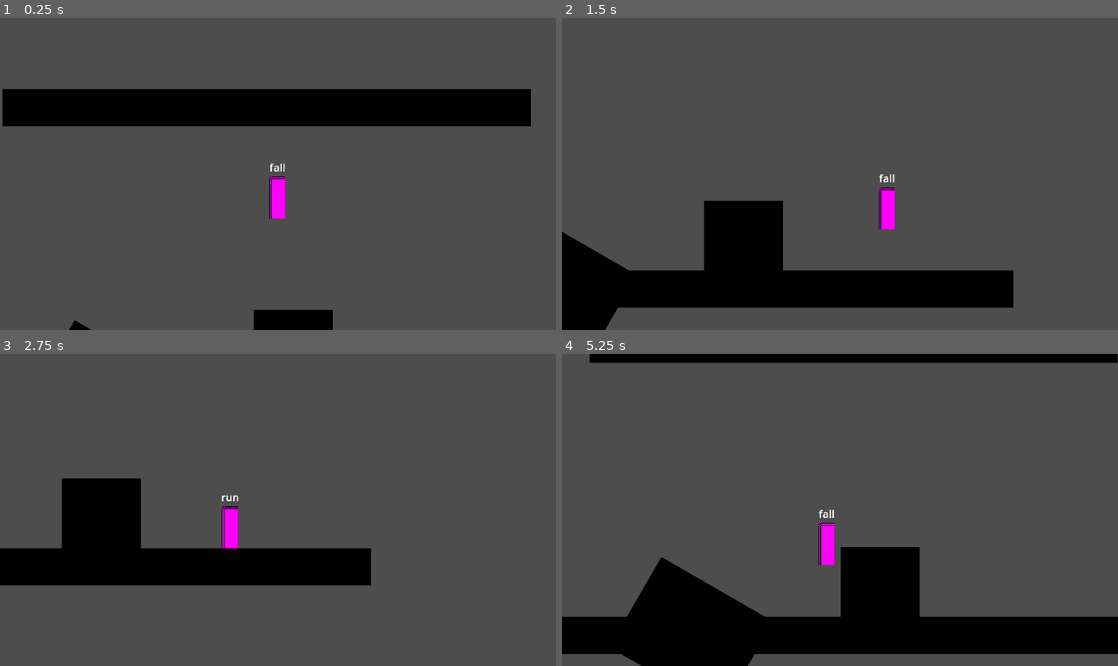
Above: before the commit, frames 1-4 (two rows, left to right).
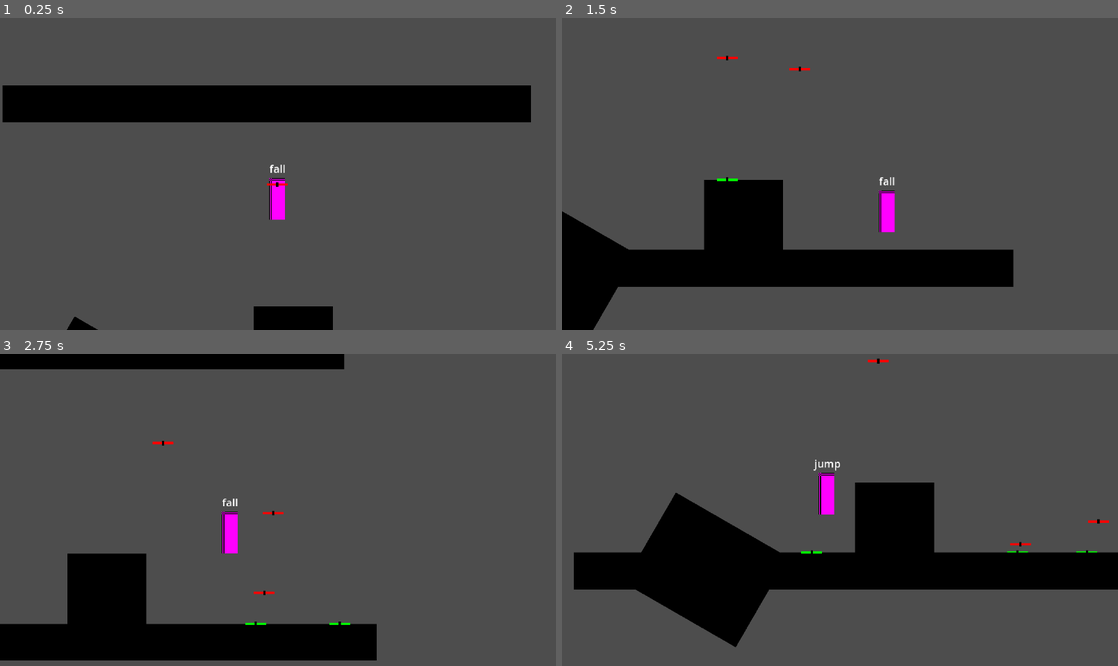
Above: after the commit, the same moments.

Repository: Mo1Noop/2d_toutrial
Game: Godot game, scene res://playGround.tscn
Two runs of this game, one before a commit and one after it. Both use one fixed random seed, a clock stepped at 60 frames per second and the inputs below.
Inputs:
- Up to frame 1 (0.25 s): no input
- Up to frame 2 (1.5 s): hold Z (jump) 0.53-1.28 s; hold Right (right) from 0.53 s (still down); tap Z (jump) at 1.35 s
- Up to frame 3 (2.75 s): tap Z (jump) at 1.52, 1.82 s; release Right (right) at 2.03 s; hold Left (left) from 2.03 s (still down); hold Z (jump) from 2.03 s (still down)
- Up to frame 4 (5.25 s): release Left (left) at 2.78 s; release Z (jump) at 2.78 s; hold Right (right) 2.78-4.28 s; tap Z (jump) at 2.85, 3.02, 3.32, 4.35, 4.52, 4.82 s; hold Z (jump) 3.53-4.28 s; hold Left (left) 4.28-5.03 s; hold Right (right) from 5.03 s (still down); hold Z (jump) from 5.03 s (still down)

The runs differ from the first frame. In frame 1, 2.7% of the frame differs, in the area x 0-96%, y 21-100%; in frame 2, 11%; in frame 3, 23%; in frame 4, 33%, in the area x 0-100%, y 0-100%.

Commit message:
ep 5
Changed my code to match the ep 5 code with small difference

Diff:
--- /dev/null
+++ b/debug.tscn
@@ -0,0 +1,30 @@
+[gd_scene format=3 uid="uid://c08vbptobbyb3"]
+
+[node name="debug" type="Node2D"]
+
+[node name="ColorRect" type="ColorRect" parent="."]
+anchors_preset = 8
+anchor_left = 0.5
+anchor_top = 0.5
+anchor_right = 0.5
+anchor_bottom = 0.5
+offset_left = -9.0
+offset_top = -1.0
+offset_right = 9.0
+offset_bottom = 1.0
+grow_horizontal = 2
+grow_vertical = 2
+
+[node name="ColorRect2" type="ColorRect" parent="."]
+anchors_preset = 8
+anchor_left = 0.5
+anchor_top = 0.5
+anchor_right = 0.5
+anchor_bottom = 0.5
+offset_left = -1.0
+offset_top = -2.0
+offset_right = 1.0
+offset_bottom = 2.0
+grow_horizontal = 2
+grow_vertical = 2
+color = Color(0, 0, 0, 1)
--- a/player/scripts/player.gd
+++ b/player/scripts/player.gd
@@ -1,4 +1,7 @@
 class_name Player extends CharacterBody2D
+
+const DEBUG = preload("uid://c08vbptobbyb3")
+
 
 #region export var
 @export var move_speed : float = 150
@@ -17,6 +20,7 @@
 #region var
 var dirction : Vector2 = Vector2.ZERO
 var gravity : float = 980
+var gravity_mulitplier : float = 1.0
 
 #endregion
 
@@ -88,9 +92,17 @@
 func _on_area_2d_body_entered(_body: Node2D) -> void:
 	get_tree().call_deferred("reload_current_scene")
 
+func debug(color : Color) -> void:
+	var d : Node2D = DEBUG.instantiate()
+	get_tree().root.add_child(d)
+	d.global_position = global_position
+	d.modulate = color
+	await get_tree().create_timer( 2.0 ).timeout
+	d.queue_free()
+
 
 func move() -> void:
 	velocity.x = dirction.x * move_speed
 
 func player_gravity(delta:float) -> void:
-	velocity.y += gravity * delta
+	velocity.y += gravity * delta * gravity_mulitplier
--- a/player/states/fall.gd
+++ b/player/states/fall.gd
@@ -1,12 +1,44 @@
 class_name PlayerState_fall extends Player_state
 
+@export var coyote_time : float = 0.1
+@export var jump_buffer_time : float = 0.1
+@export var fall_gravity_mulitplier : float = 1.165
+
+var coyote_timer : float = 0.0
+var buffer_timer : float = 0.0
+
+
 func enter() -> void:
-	player.velocity.y *= 0.3
-	pass
+	player.debug( Color.RED )
+	player.velocity.y *= 0.4
+	player.gravity_mulitplier = fall_gravity_mulitplier
+	if player.previous_state == jump:
+		coyote_timer = 0.0
+	else:
+		coyote_timer = coyote_time
+
+func exit() -> void:
+	player.gravity_mulitplier = 1.0
+
+func handle_input(_event : InputEvent) -> Player_state:
+	if _event.is_action_pressed("jump"):
+		if coyote_timer > 0.0:
+			return jump
+		else:
+			buffer_timer = jump_buffer_time
+	return next_state
+
+
+func process(delta: float) -> Player_state:
+	coyote_timer = max(coyote_timer - delta, 0.0)
+	buffer_timer = max(buffer_timer - delta, 0.0)
+	return next_state
 
 
 func physics_process(_delta: float) -> Player_state:
 	player.move()
 	if player.is_on_floor():
+		if buffer_timer > 0.0:
+			return jump
 		return idle
 	return next_state
--- a/player/states/jump.gd
+++ b/player/states/jump.gd
@@ -1,9 +1,8 @@
 class_name PlayerState_jump extends Player_state
-
-var jump_timer : float = 0.0
 
 
 func enter() -> void:
+	player.debug(Color.GREEN)
 	player.velocity.y = player.jump_velocity
 	pass
 
@@ -16,8 +15,8 @@
 
 func physics_process(_delta: float) -> Player_state:
 	player.move()
-	if player.is_on_floor():
+	if player.velocity.y >= 0:
+		return fall
+	elif player.is_on_floor():
 		return idle
-	elif player.velocity.y >= 0:
-		return fall
 	return next_state
--- a/player/states/run.gd
+++ b/player/states/run.gd
@@ -1,10 +1,4 @@
 class_name PlayerState_Run extends Player_state
-
-var coyote_timer : float = 0.0
-var coyote_time : float = 0.1
-
-func enter() -> void:
-	coyote_timer = coyote_time
 
 
 func handle_input(_event : InputEvent) -> Player_state:
@@ -16,11 +10,7 @@
 func physics_process(_delta: float) -> Player_state:
 	player.move()
 	if !player.is_on_floor():
-		coyote_timer = max(coyote_timer - _delta, 0.0)
-		if coyote_timer > 0.0 and Input.is_action_just_pressed("jump"):
-			return jump
-		if coyote_timer == 0.0:
-			return fall
+		return fall
 	elif player.dirction.x == 0:
 		return idle
 	return next_state
